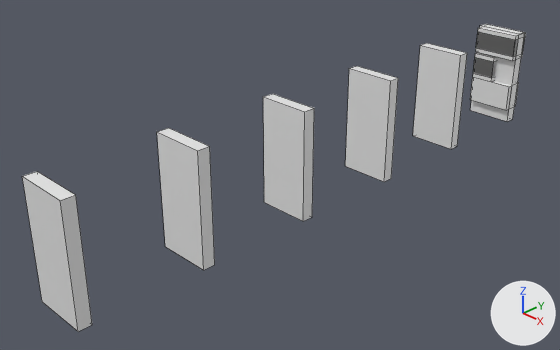
What one commit did to the Blender file Extra/Making_of/Modelling/French/Drawers/drawers-French-Hirelings-X.blend.
Both versions are drawn from a camera (50 mm lens) standing at (0.39, -0.189, 0.251) and looking at (-0.024, 0.215, -0.028). The lights are fixed; the arrows at lower right show +X, +Y and +Z. The older version comes first. Mesh edges are drawn as thin lines.

Objects in the first picture: 'drawer.000', 'drawer.001', 'drawer.002', 'drawer.003', 'drawer.004', 'drawer.005', 'keepersHole.001', 'ratsHole.001', 'ratsHole.002', 'ratsHole.alternative.001', 'ratsHole.alternative.002'.
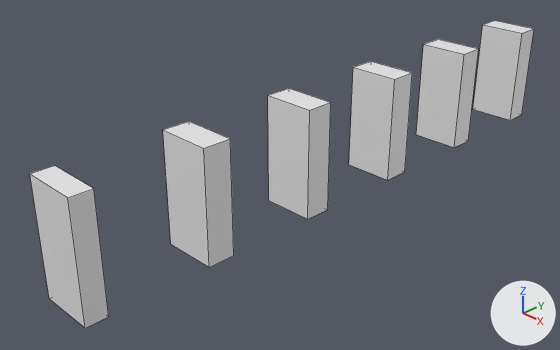
Boxes (x1, y1, x2, y2) around the edits, measured in the pictures (560 x 350 px):
'drawer.000', moved, rescaled (13% wider): before (22, 171, 92, 332); after (30, 166, 109, 328)
'drawer.001', moved, rescaled (22% wider): before (157, 128, 215, 270); after (163, 121, 234, 267)
'drawer.002', moved, rescaled (23% wider): before (263, 94, 314, 221); after (268, 88, 331, 219)
'drawer.003', moved, rescaled, modifiers changed (19% wider): before (345, 66, 398, 182); after (349, 61, 412, 180)
'drawer.004', moved, rescaled, modifiers changed (16% wider): before (413, 43, 467, 149); after (416, 39, 479, 147)
'drawer.005', moved, rescaled, modifiers changed (11% wider): before (470, 24, 525, 122); after (473, 21, 534, 120)
'keepersHole.001', no longer drawn: before (470, 77, 519, 110)
'ratsHole.001', hidden: before (476, 27, 526, 61)
'ratsHole.alternative.001', hidden: before (476, 32, 525, 57)
'ratsHole.002', hidden: before (473, 53, 496, 82)
'ratsHole.alternative.002', hidden: before (473, 57, 496, 78)

The change, as a list of edits to the scene's bpy script:
```text
Change me_cube_007:
    used by ob_drawer_000; location = (0.0, 0.0, 0.0); scale = (0.0222, 0.005, 0.0457)
    remove me_cube_007.from_pydata(...)  # 8 vertices, 6 faces; spans x -1.0..1.0, y -1.0..1.0, z -1.0..1.0
    add me_cube_007.from_pydata(...)  # 8 vertices, 6 faces; spans x -1.0..1.0, y -1.7..1.7, z -1.0..1.0
    me_cube_007 part 1: the whole mesh is scaled about its middle by (1, 1.7, 1)
Add me_cube_034:
    me_cube_034.from_pydata(...)  # a box spanning x -1.0..1.0, y -1.0..1.0, z -1.0..1.0
Add me_cube_025:
    me_cube_025 = me_cube_033.copy(); me_cube_025.name = 'Cube.025'  # the mesh of ob_keepershole_001
Change ob_drawer_000:
    ob_drawer_000.location: (0.0, 0.0, 0.0) -> (0.0, 0.0085, 0.0)
Change ob_drawer_001:
    ob_drawer_001.location: (0.0, 0.1, 0.0) -> (0.0, 0.1115, 0.0)
    ob_drawer_001.scale: (0.0222, 0.005, 0.0457) -> (0.0222, 0.0115, 0.0457)
Change ob_drawer_002:
    ob_drawer_002.location: (0.0, 0.2, 0.0) -> (0.0, 0.2115, 0.0)
    ob_drawer_002.scale: (0.0222, 0.005, 0.0457) -> (0.0222, 0.0115, 0.0457)
Change ob_drawer_003:
    ob_drawer_003.location: (0.0, 0.3, 0.0) -> (0.0, 0.312, 0.0)
    ob_drawer_003.scale: (0.0222, 0.005, 0.0457) -> (0.0222, 0.012, 0.0457)
    add _m = ob_drawer_003.modifiers.new('Boolean', 'BOOLEAN')
    add _m.operand_type = 'COLLECTION'
    add _m = ob_drawer_003.modifiers.new('Boolean.001', 'BOOLEAN')
    add _m.operation = 'UNION'
    add _m.operand_type = 'COLLECTION'
Change ob_drawer_004:
    ob_drawer_004.location: (0.0, 0.4, 0.0) -> (0.0, 0.4118, 0.0)
    ob_drawer_004.scale: (0.0222, 0.005, 0.0457) -> (0.0222, 0.0118, 0.0457)
    add _m = ob_drawer_004.modifiers.new('Boolean', 'BOOLEAN')
    add _m.operand_type = 'COLLECTION'
    add _m = ob_drawer_004.modifiers.new('Boolean.001', 'BOOLEAN')
    add _m.operation = 'UNION'
    add _m.operand_type = 'COLLECTION'
Change ob_drawer_005:
    ob_drawer_005.location: (0.0, 0.5, 0.0) -> (0.0, 0.5115, 0.0)
    ob_drawer_005.scale: (0.0222, 0.005, 0.0457) -> (0.0222, 0.0115, 0.0457)
    add _m = ob_drawer_005.modifiers.new('Boolean', 'BOOLEAN')
    add _m.operand_type = 'COLLECTION'
Change ob_ratshole_alternative_001:
    ob_ratshole_alternative_001.location: (0.0, 0.5, 0.0319) -> (0.0, 0.008, -0.0303)
    ob_ratshole_alternative_001.rotation_euler: (0.0, 0.0, 0.0) -> (0.0, 0.0, 0.889)  # degrees (0, 0, 0) -> degrees (0, 0, 51)
    ob_ratshole_alternative_001.scale: (0.0213, 0.00925, 0.0085) -> (0.0186, 0.0123, 0.00975)
    add ob_ratshole_alternative_001.hide_set(True)  # its collection is switched off
Change ob_ratshole_001:
    ob_ratshole_001: bpy.data.objects.new('ratsHole.001', me_cube_030) -> bpy.data.objects.new('ratsHole.001', me_cube_034)
    ob_ratshole_001.location: (0.0, 0.5, 0.0319) -> (0.0, 0.506, 0.0306)
    ob_ratshole_001.scale: (0.0213, 0.00925, 0.0125) -> (0.0213, 0.016, 0.0138)
    add ob_ratshole_001.hide_set(True)  # its collection is switched off
Change ob_ratshole_alternative_002:
    ob_ratshole_alternative_002: bpy.data.objects.new('ratsHole.alternative.002', me_cube_032) -> bpy.data.objects.new('ratsHole.alternative.002', me_cube_025)
    ob_ratshole_alternative_002.location: (-0.0103, 0.5, 0.0053) -> (0.0, 0.5055, -0.0247)
    ob_ratshole_alternative_002.scale: (0.011, 0.00925, 0.0085) -> (0.0213, 0.0155, 0.0112)
    add ob_ratshole_alternative_002.hide_set(True)  # its collection is switched off
Change ob_ratshole_002:
    ob_ratshole_002.location: (-0.0103, 0.5, 0.0053) -> (-0.0103, 0.506, 0.0017)
    ob_ratshole_002.scale: (0.011, 0.00925, 0.0125) -> (0.011, 0.016, 0.0138)
    add ob_ratshole_002.hide_set(True)  # its collection is switched off
Change ob_keepershole_001:
    ob_keepershole_001.location: (0.0, 0.5, -0.0199) -> (0.0103, 0.5055, -0.0003)
    ob_keepershole_001.scale: (0.0213, 0.00925, 0.0125) -> (0.011, 0.0155, 0.0118)
```
